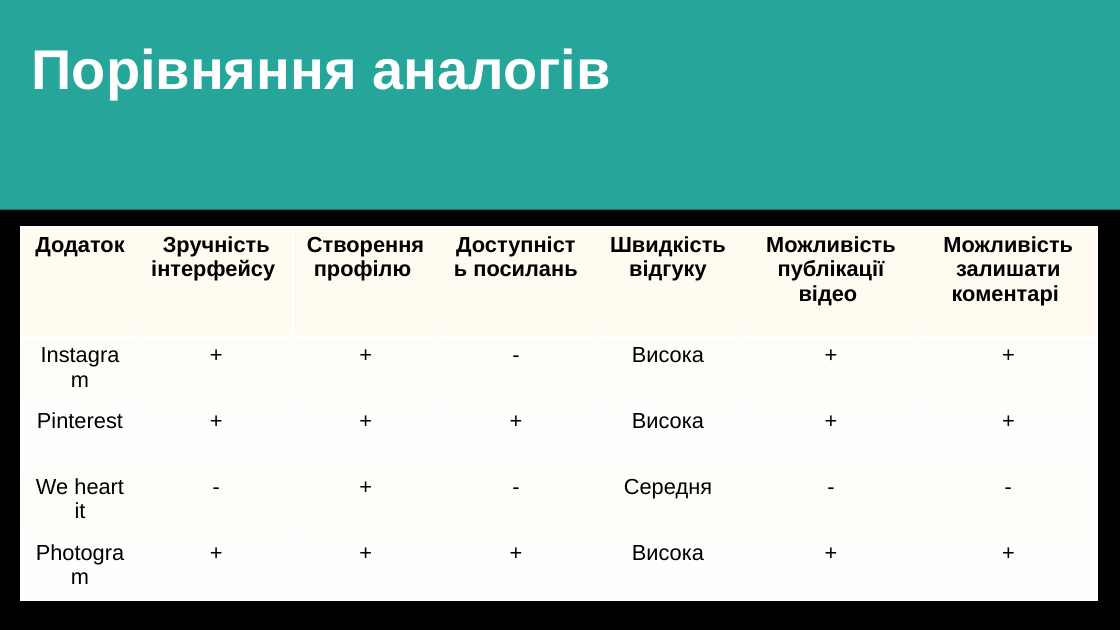
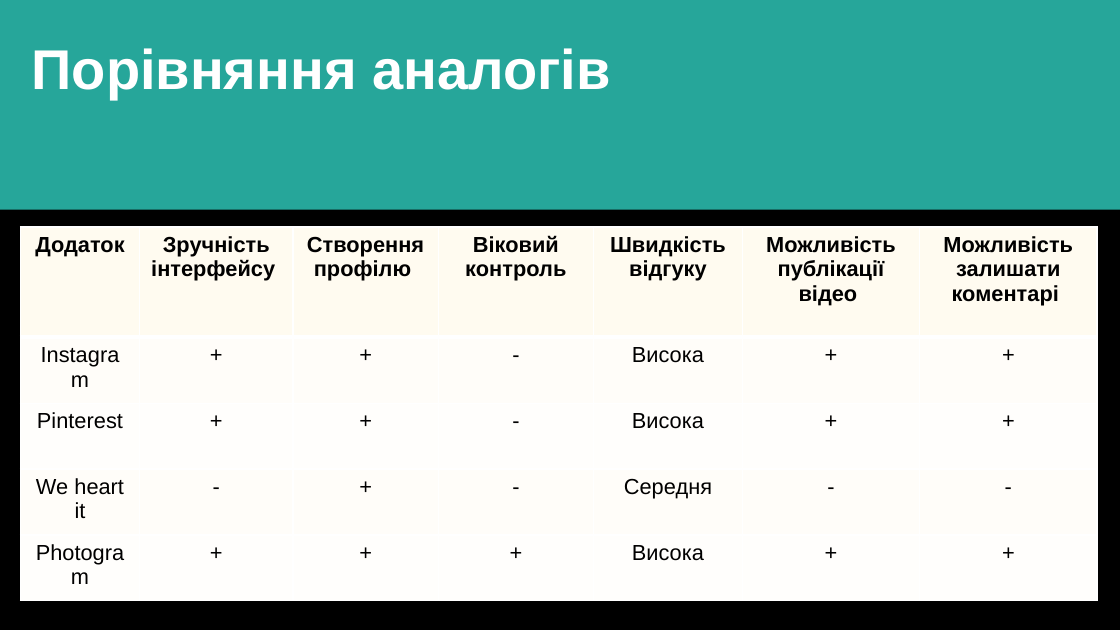
Before and after one commit to ST0n1K-dev/photogram, a slide deck: slide 4 of Презентація.pptx. Drawn at 1120x630 pixels with LibreOffice and Linux fonts; fonts in the diff are those of the drawing. Boxes give left, top, right and bottom in pixels: in the first picture for what was removed or moved away, otherwise in the second. Text is boxed around its words. In the diff, an @@ line names an element or a change of style, - is before the commit and + after.

Commit message:
Update presentation

```diff
--- a/Презентація.pptx
+++ b/Презентація.pptx
@@ table at <box>20,227,1096,601</box> @@
-row 1, column 4: Доступність посилань
+row 1, column 4: Віковий контроль
-row 3, column 4: +
+row 3, column 4: -
```
Also in this commit, not shown: 1 slide added, 3 other files.
